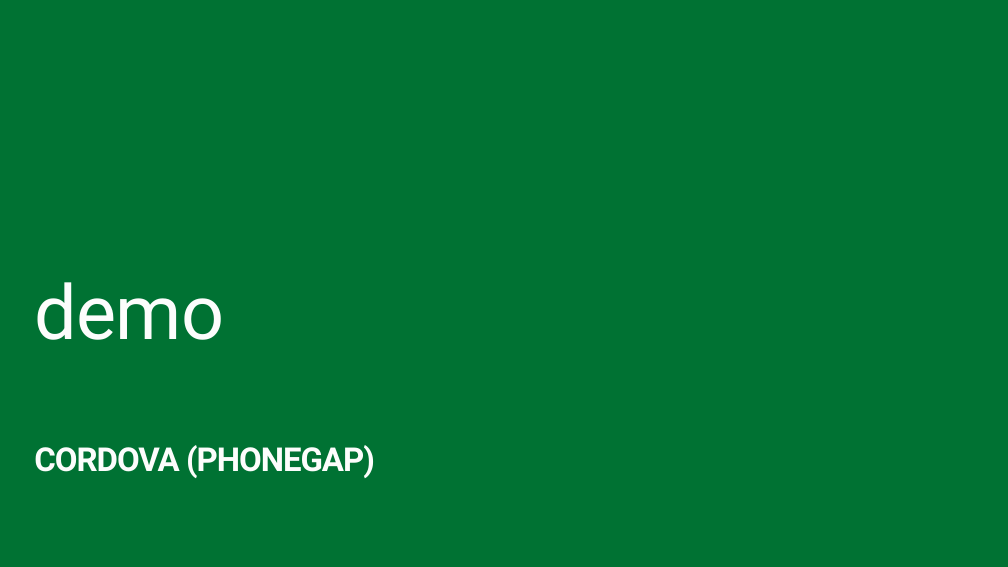
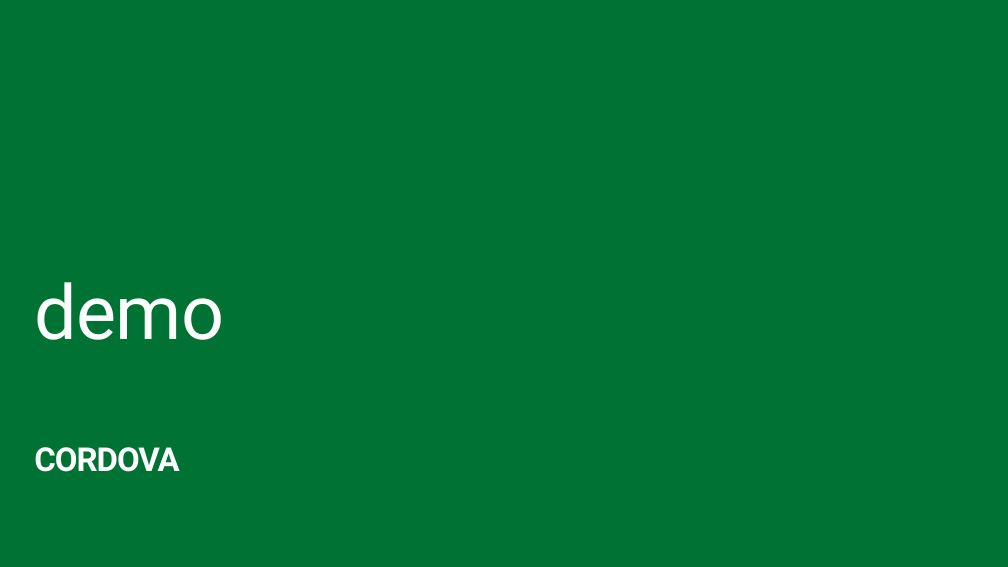
Before and after one commit to OfficeDev/TrainingContent, a slide deck: slide 17 of O3651-5 Getting started with Mobile Development with Office 365/O3651-5 Getting started with Mobile Development with Office 365.pptx. Drawn at 1008x567 pixels with LibreOffice and Linux fonts; fonts in the diff are those of the drawing. Boxes give left, top, right and bottom in pixels: in the first picture for what was removed or moved away, otherwise in the second. Text is boxed around its words. In the diff, an @@ line names an element or a change of style, - is before the commit and + after.

```diff
--- a/O3651-5 Getting started with Mobile Development with Office 365/O3651-5 Getting started with Mobile Development with Office 365.pptx
+++ b/O3651-5 Getting started with Mobile Development with Office 365/O3651-5 Getting started with Mobile Development with Office 365.pptx
@@ subtitle at (34, 447, 180, 472): text changed @@
-CORDOVA (PHONEGAP)
+CORDOVA
```
Also in this commit, not shown: 2 other slides changed, 1 other file.
